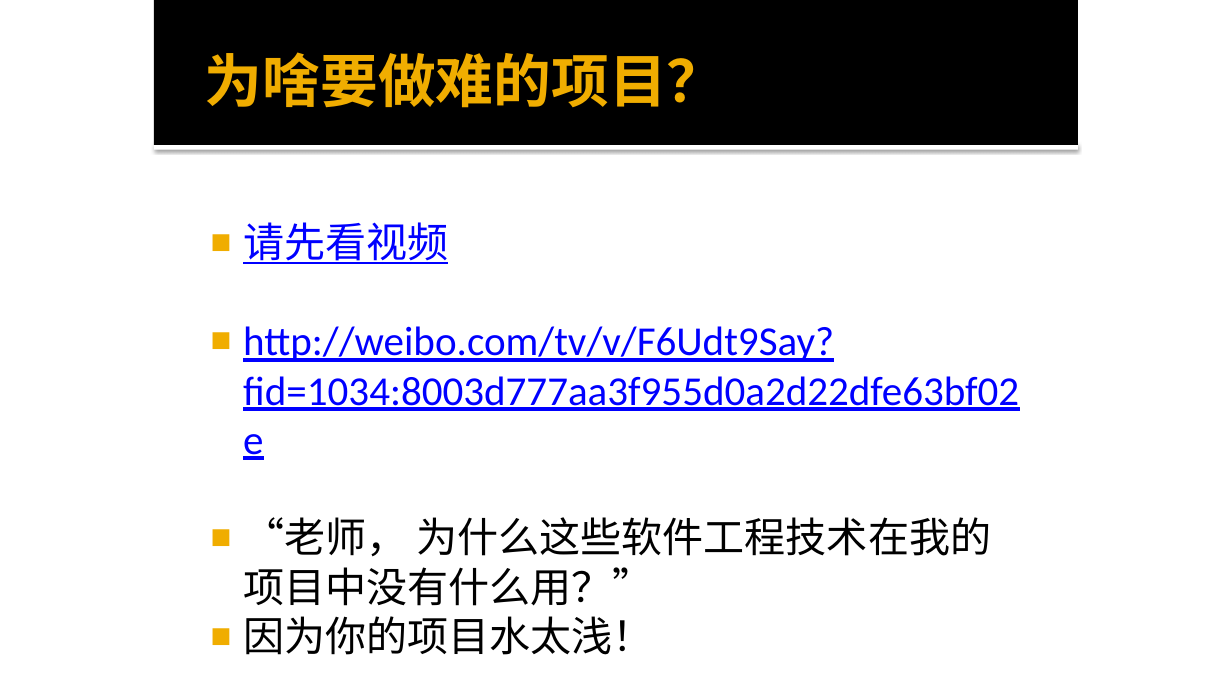
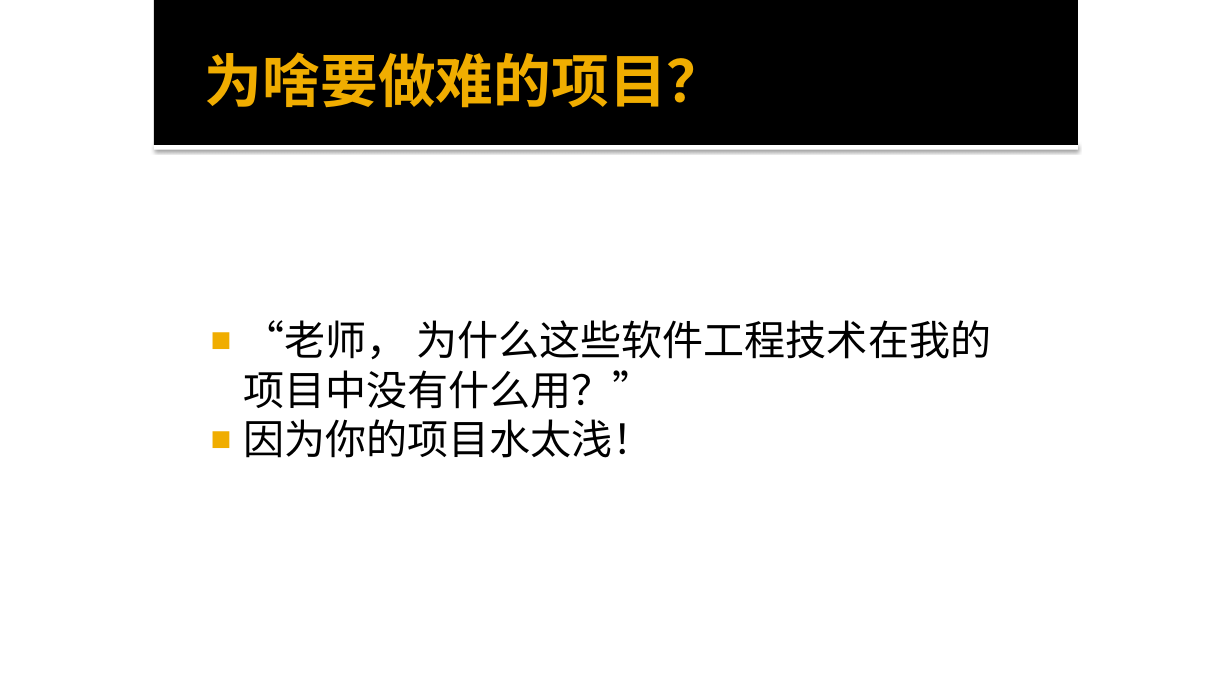
Before and after one commit to mengning/se, a slide deck: slide 11 of ppt/软件工程-码农的自我修养.pptx (slide 10 before the commit). Drawn at 1232x693 pixels with LibreOffice and Linux fonts; fonts in the diff are those of the drawing. Boxes give left, top, right and bottom in pixels: in the first picture for what was removed or moved away, otherwise in the second. Text is boxed around its words. In the diff, an @@ line names an element or a change of style, - is before the commit and + after.

Commit message:
update

```diff
--- a/ppt/软件工程-码农的自我修养.pptx
+++ b/ppt/软件工程-码农的自我修养.pptx
@@ text at (243,222,1019,411): paragraphs removed @@
-◼ 请先看视频
-◼ http://weibo.com/tv/v/F6Udt9Say?fid=1034:8003d777aa3f955d0a2d22dfe63bf02e
```
Also in this commit, not shown: 4 other slides changed, 1 slide added.
